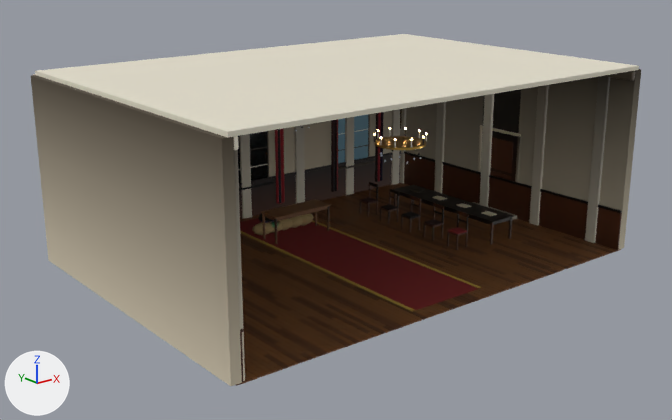
The glTF model public/yw9-ice/hall.glb as it was, and as the next commit left it.
Rendered twice from a 50 mm camera at (-16.71, -20.61, 9.68) aimed at (-0.35, -0.15, 1.5). Every picture has the same lights, and +X, +Y and +Z are marked at lower left. The picture after the commit comes second. Vertices at exactly the same position are counted once.

Script lines for the objects in view, before the commit:
```python
ob_hall_brass_9 = bpy.data.objects.new('hall.brass.9', me_halldoor_knob_001)
ob_hall_brass_9.location = (0.0, 0.0, 0.0)
ob_hall_glass_4 = bpy.data.objects.new('hall.glass.4', me_hw0_gl_002)
ob_hall_glass_4.location = (0.0, 0.0, 0.0)
ob_hall_paint_14 = bpy.data.objects.new('hall.paint.14', me_hall_crown_003)
ob_hall_paint_14.location = (0.0, 0.0, 0.0)
ob_hall_plank_1 = bpy.data.objects.new('hall.plank.1', me_hfloor_pk_541)
ob_hall_plank_1.location = (0.0, 0.0, 0.0)
ob_hall_plaster_17 = bpy.data.objects.new('hall.plaster.17', me_ceiling_001)
ob_hall_plaster_17.location = (0.0, 0.0, 0.0)
ob_hall_plaster_7 = bpy.data.objects.new('hall.plaster.7', me_hall_back_w_010)
ob_hall_plaster_7.location = (0.0, 0.0, 0.0)
# also in view: 'hall.fabric.2' at (0.0, 0.0, 0.01); 'hall.plank.21' at (0.0, 2.3, 0.45); 'hall.plank.12' at (0.0, 0.0, 0.6); 'hall.fabric.15' at (0.0, 1.4, 2.4); 'hall.fabric.3' at (0.0, 0.0, 0.01)
```
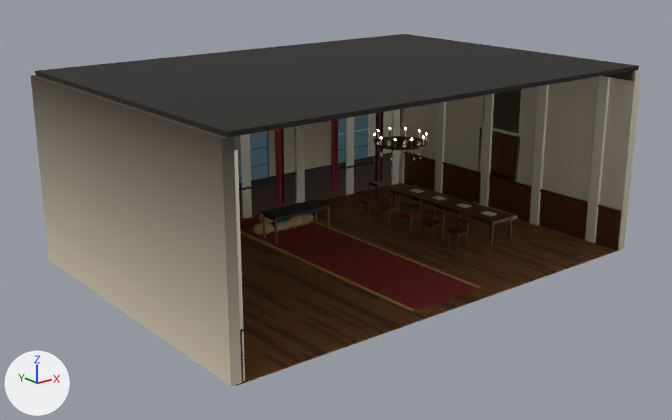
Changed parts and their boxes (x1, y1, x2, y2) in the pictures (672 x 420 px):
part 1 of me_hw0_gl_002, recoloured (lighter)
    both: (238, 131, 268, 183)
part 2 of me_hall_back_w_010, edited (looks the same)
    both: (31, 69, 641, 386)
part 3 of me_halldoor_knob_001, recoloured (darker)
    both: (374, 109, 426, 150)
part 4 of me_hall_crown_003, recoloured
    both: (234, 71, 635, 329)
part 5 of me_ceiling_001, recoloured (white to black)
    both: (35, 34, 639, 138)

Patch to the scene script:
```diff
--- a/public/yw9-ice/hall.glb.py
+++ b/public/yw9-ice/hall.glb.py
@@ me_hw0_gl_002 @@
 me_hw0_gl_002.from_pydata(...)  # 48 vertices, 72 faces; spans x -5.22..5.22, y 4.9..5.1, z 1.13..4.07
 # used by ob_hall_glass_4; location = (0.0, 0.0, 0.0)
+# me_hw0_gl_002 part 1: 12 faces centred in x -0.72..0.72, y 4.9..4.92, z 1.13..4.07 are repainted in the vertex colours; the middle colour goes from black #272421 to white #f6f7f8
 me_hw0_gl_002.materials.append(mat_glass__7fa6b8)
@@ me_hall_back_w_010 @@
 me_hall_back_w_010.from_pydata(...)  # 88 vertices, 168 faces; spans x -7.14..7.14, y -5.0..5.14, z 0.0..5.5
 # used by ob_hall_plaster_7; location = (0.0, 0.0, 0.0)
+# me_hall_back_w_010 part 2: 168 faces centred in x -7.14..7.14, y -5.0..5.14, z 0.0..5.5 are repainted in the vertex colours, in many colours
 me_hall_back_w_010.materials.append(mat_plaster__ece0c6)
@@ me_halldoor_knob_001 @@
 me_halldoor_knob_001.from_pydata(...)  # 426 vertices, 832 faces; spans x -0.7..6.92, y -3.2..3.2, z 0.97..5.5
 # used by ob_hall_brass_9; location = (0.0, 0.0, 0.0)
+# me_halldoor_knob_001 part 3: 804 kept faces spanning x -0.7..6.92, y -3.2..3.2, z 0.97..5.5 get new vertex colours; the middle colour goes from dark grey #565049 to white #f9f9fa
 me_halldoor_knob_001.materials.append(mat_brass__c9a24a)
@@ me_hall_crown_003 @@
 me_hall_crown_003.from_pydata(...)  # 1116 vertices, 2160 faces; spans x -7.0..7.0, y -5.0..5.0, z 0.0..5.5
 # used by ob_hall_paint_14; location = (0.0, 0.0, 0.0)
+# me_hall_crown_003 part 4: 2158 faces centred in x -7.0..7.0, y -5.0..5.0, z 0.0..5.5 are repainted in the vertex colours, in many colours
 me_hall_crown_003.materials.append(mat_paint__f4ecd8)
@@ me_ceiling_001 @@
 me_ceiling_001.from_pydata(...)  # 8 vertices, 12 faces; spans x -7.0..7.0, y -5.0..5.0, z 5.5..5.62
 # used by ob_hall_plaster_17; location = (0.0, 0.0, 0.0)
+# me_ceiling_001 part 5: 12 faces centred in x -7.0..7.0, y -5.0..5.0, z 5.5..5.62 are repainted in the vertex colours; the middle colour goes from white #f2f4f5 to black #211f1c
 me_ceiling_001.materials.append(mat_plaster__f2ead6)
```
